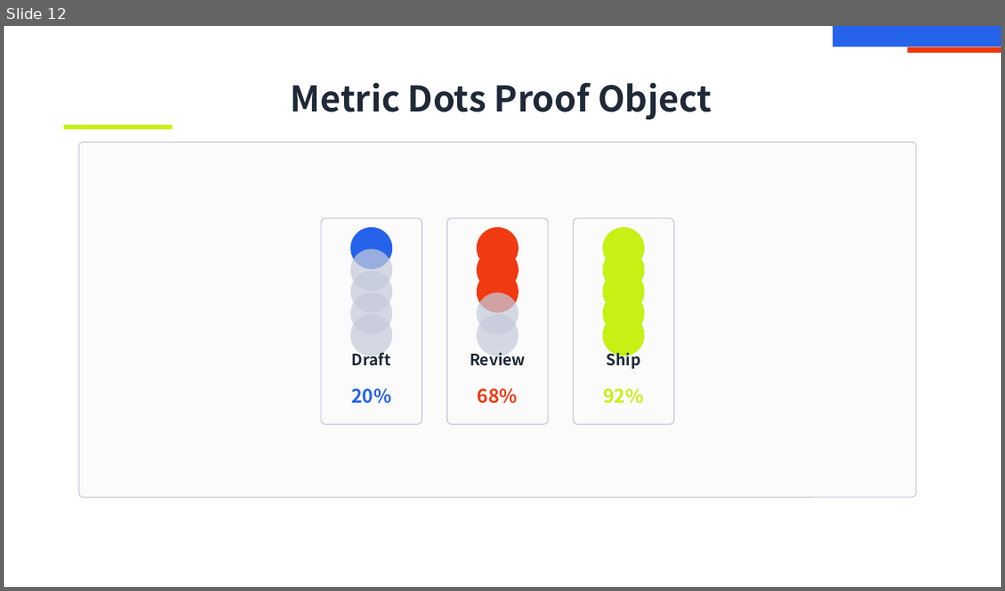
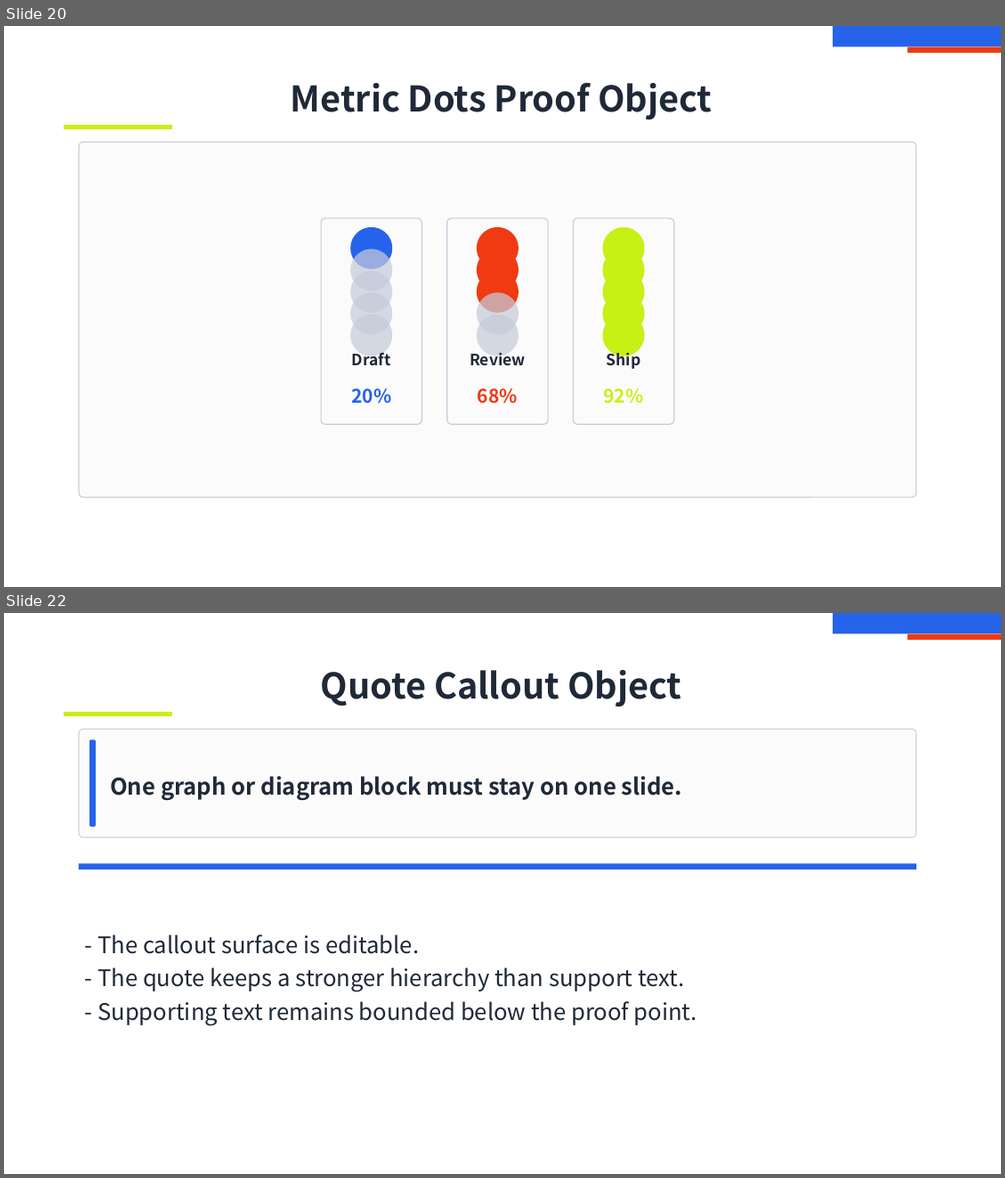
Before and after one commit to ch040602/mdpr-skill, a slide deck: artifacts/intro-decks/element-catalog/deck.pptx. Shown one above the other, each under a label of ours: slide 12 before the commit, slides 20 and 22 after it; the slides between them are not shown. The pictures are 1005x591 and 1005x1178 pixels, drawn with LibreOffice and Linux fonts; fonts in the diff are those of the drawing. Boxes give left, top, right and bottom in pixels: in the first picture for what was removed or moved away, otherwise in the second. Text is boxed around its words. In the diff, an @@ line names an element or a change of style, - is before the commit and + after.

Commit message:
Expand MDPR object catalog deck

```diff
--- a/artifacts/intro-decks/element-catalog/deck.pptx
+++ b/artifacts/intro-decks/element-catalog/deck.pptx
@@ slide 22 added at bbox=[4, 613, 1001, 1174], background #FFFFFF @@
@@ rectangle added at bbox=[833, 613, 1001, 634], fill #2563EB @@
@@ rectangle added at bbox=[907, 634, 1001, 640], fill #F03A11 @@
@@ text added at bbox=[321, 670, 681, 706], 34 pt, text #1F2937, bold @@
+Quote Callout Object
@@ rectangle added at bbox=[64, 712, 172, 716], fill #C7F015 @@
@@ rounded rectangle added at bbox=[79, 729, 916, 837], fill #FBFBFB, outline #C6CBDA 1 pt @@
@@ rounded rectangle added at bbox=[90, 740, 96, 827], fill #2563EB @@
@@ text added at bbox=[110, 776, 682, 801], 22 pt, text #1F2937, bold @@
+One graph or diagram block must stay on one slide.
@@ rectangle added at bbox=[79, 863, 916, 869], fill #2563EB @@
@@ text added at bbox=[97, 934, 419, 954], 22 pt, text #1F2937 @@
+- The callout surface is editable.
@@ text added at bbox=[97, 967, 684, 992], 22 pt, text #1F2937 @@
+- The quote keeps a stronger hierarchy than support text.
@@ text added at bbox=[97, 1001, 697, 1026], 22 pt, text #1F2937 @@
+- Supporting text remains bounded below the proof point.
@@ what was slide 12 is now slide 20 @@
```
Also in this commit, not shown: 7 slides changed, 14 other slides added, 1 slide removed, 36 other files.
